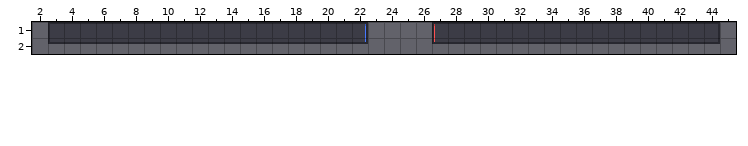
Two states of a Tiled map, assets/hud.tmx. The picture above was drawn from the file before the commit.
Cells are 16x16 px. Shown: x 2..45, y 1..2.
Now the later version:
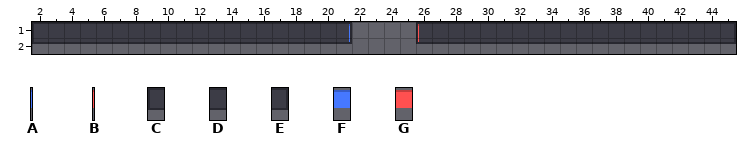
Key: from "HP": A 0, B 1; from "Hud": C 0, D 1, E 2; from "hp": F 0, G 1.
_ is an empty cell.
Objects are placed by their top-left corner, in cells (3,4 is the top-left corner of cell 3,4); size is 1x1 cell unless given.
The edit:
Layer "HPContainer":
y 2: x 2..3 _C -> CD; x 21..22 DE -> E_; x 26..27 _C -> CD; x 44..45 E_ -> DE
Layer "HPBar":
added: F at 21.8,1 size 0.1x2
added: G at 26.1,1 size 0.1x2
removed: A at 22.8,1 size 0.1x2
removed: B at 27.1,1 size 0.1x2
